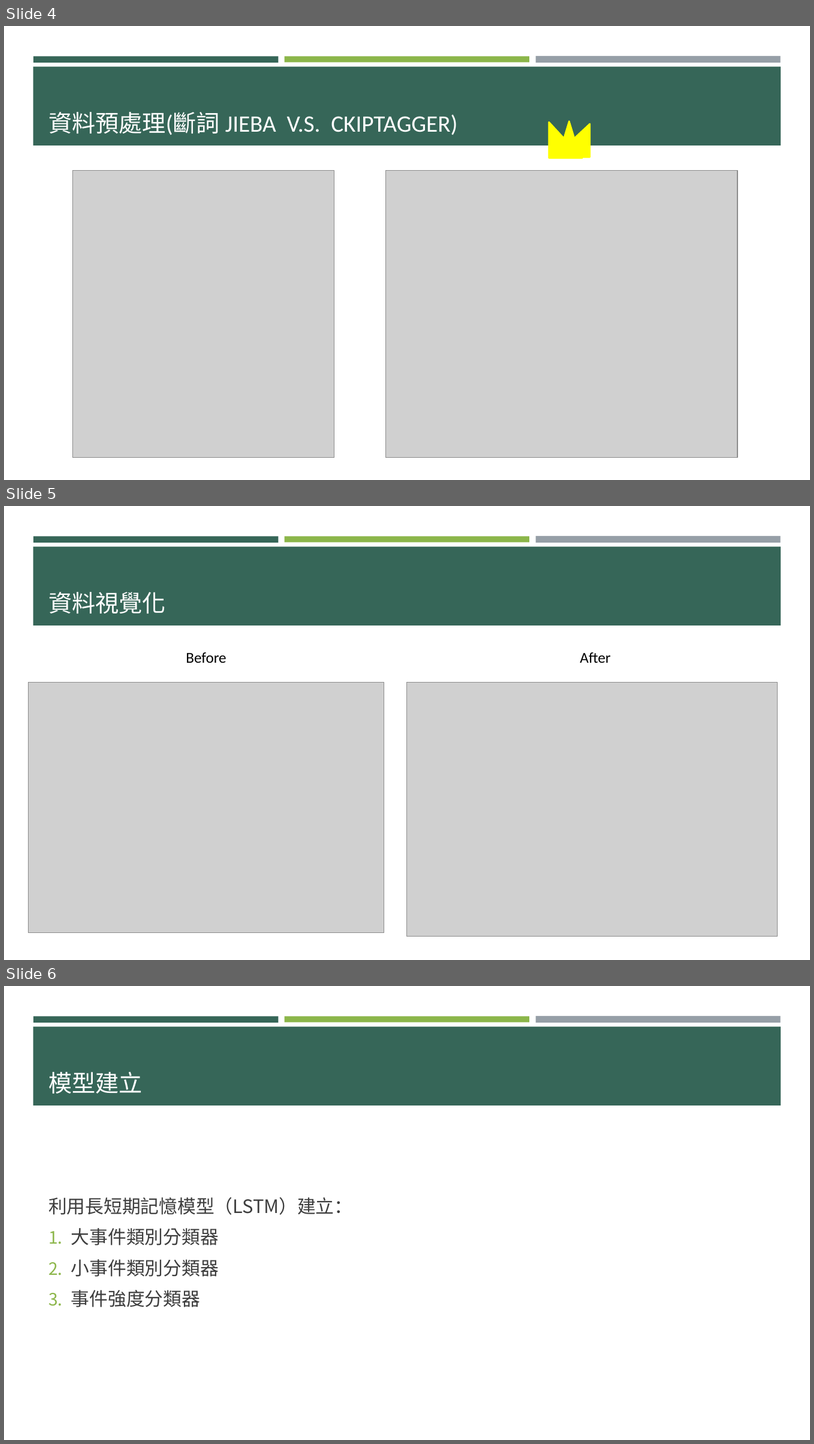
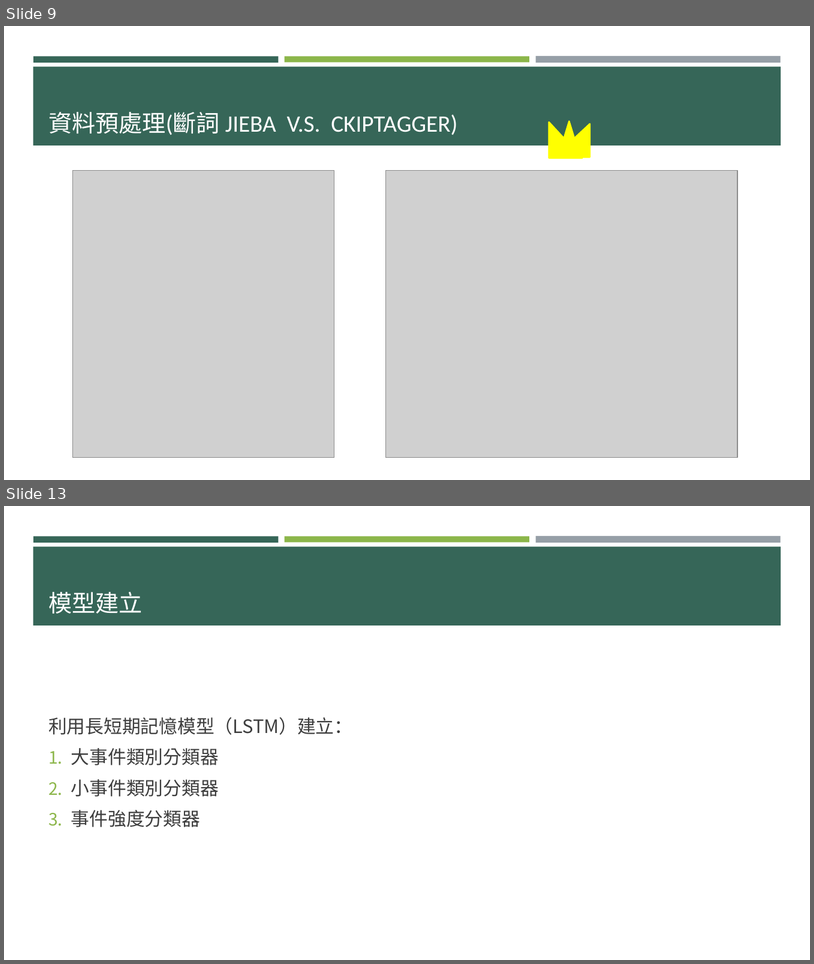
Before and after one commit to p314008dsa/Text-mining, a slide deck: 0610進度報告 .pptx. Shown one above the other, each under a label of ours: slides 4, 5 and 6 before the commit, slides 9 and 13 after it; the slides between them are not shown. The pictures are 814x1444 and 814x964 pixels, drawn with LibreOffice and Linux fonts; fonts in the diff are those of the drawing; grey boxes stand for pictures. Boxes give left, top, right and bottom in pixels: in the first picture for what was removed or moved away, otherwise in the second. Text is boxed around its words. In the diff, an @@ line names an element or a change of style, - is before the commit and + after.

```diff
--- a/0610進度報告 .pptx
+++ b/0610進度報告 .pptx
@@ slide 5 removed at bbox=[4, 506, 810, 960], background #FFFFFF; not listed: 4 template elements that a slide beside it also shows @@
@@ title removed at bbox=[48, 592, 166, 613] @@
-資料視覺化
@@ text removed at bbox=[186, 652, 226, 663] @@
-Before
@@ text removed at bbox=[580, 652, 611, 663] @@
-After
@@ picture removed at bbox=[29, 682, 384, 933] @@
@@ picture removed at bbox=[408, 682, 778, 936] @@
@@ what was slide 4 is now slide 9 @@
@@ what was slide 6 is now slide 13 @@
```
Also in this commit, not shown: 4 slides changed, 10 slides added, 1 other file.
